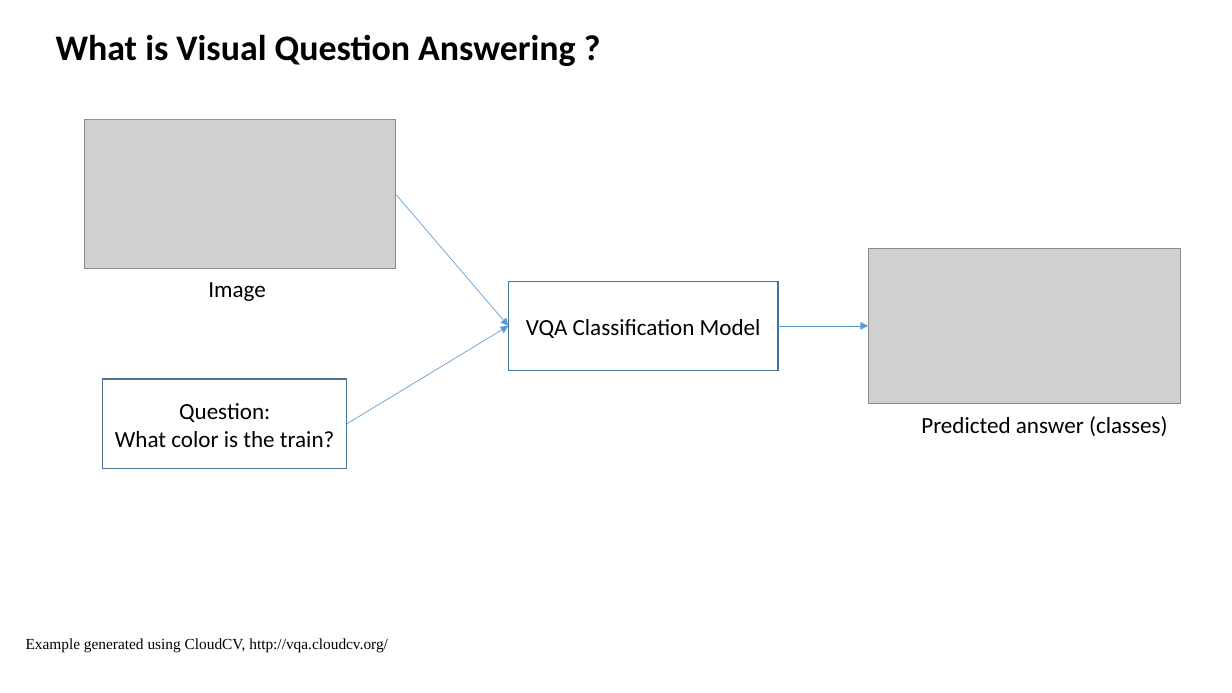
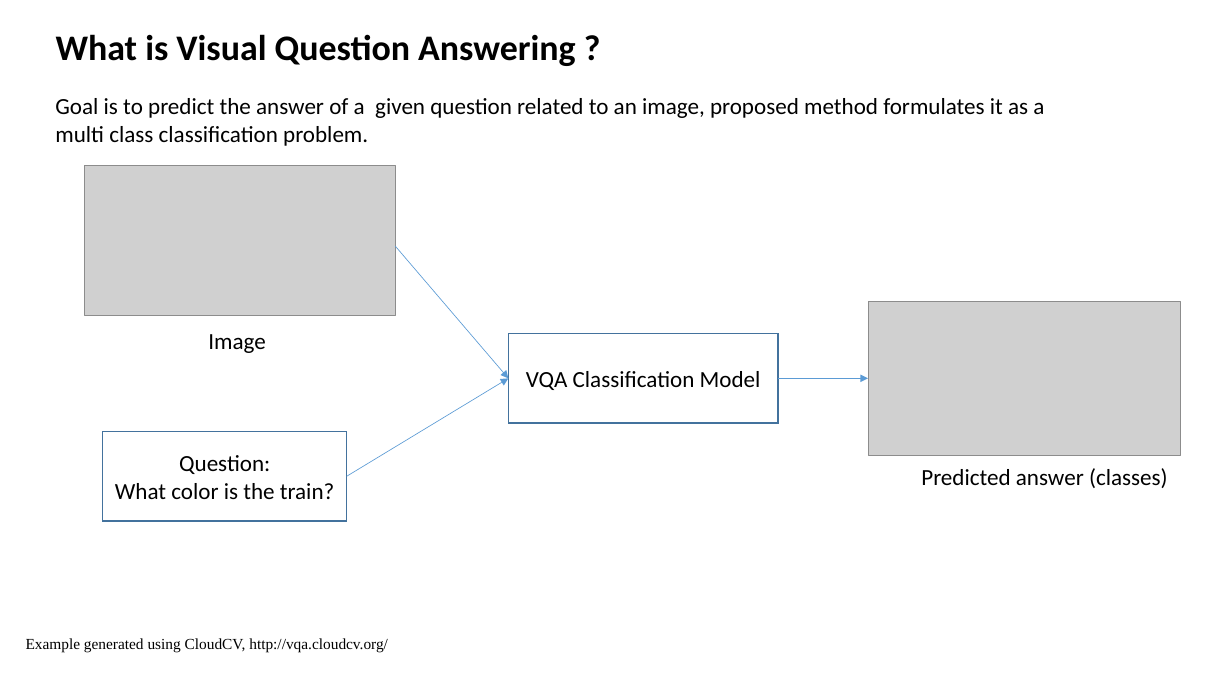
Before and after one commit to HarishMashetty/VisualQuestionAnswering, a slide deck: slide 2 of Project Proposal/VQA presentation.pptx. Drawn at 1232x693 pixels with LibreOffice and Linux fonts; fonts in the diff are those of the drawing; grey boxes stand for pictures. Boxes give left, top, right and bottom in pixels: in the first picture for what was removed or moved away, otherwise in the second. Text is boxed around its words. In the diff, an @@ line names an element or a change of style, - is before the commit and + after.

```diff
--- a/Project Proposal/VQA presentation.pptx
+++ b/Project Proposal/VQA presentation.pptx
@@ text added at [55,98,1044,146], 18 pt, text #000000 @@
+Goal is to predict the answer of a given question related to an image, proposed method formulates it as a multi class classification problem.
@@ picture: place and size @@
-picture at [85,119,396,269]
+picture at [85,165,396,315]
@@ 3 arrows, 1 picture, 1 text: place and size @@
-3 arrows, 1 picture, 1 text at [347,194,1181,436]
+3 arrows, 1 picture, 1 text at [347,246,1181,488]
@@ 2 rectangles, 1 text: place and size @@
-2 rectangles, 1 text at [103,281,778,469]
+2 rectangles, 1 text at [103,334,778,521]
```
Also in this commit, not shown: 5 other slides changed, 2 slides added, 3 other files.
